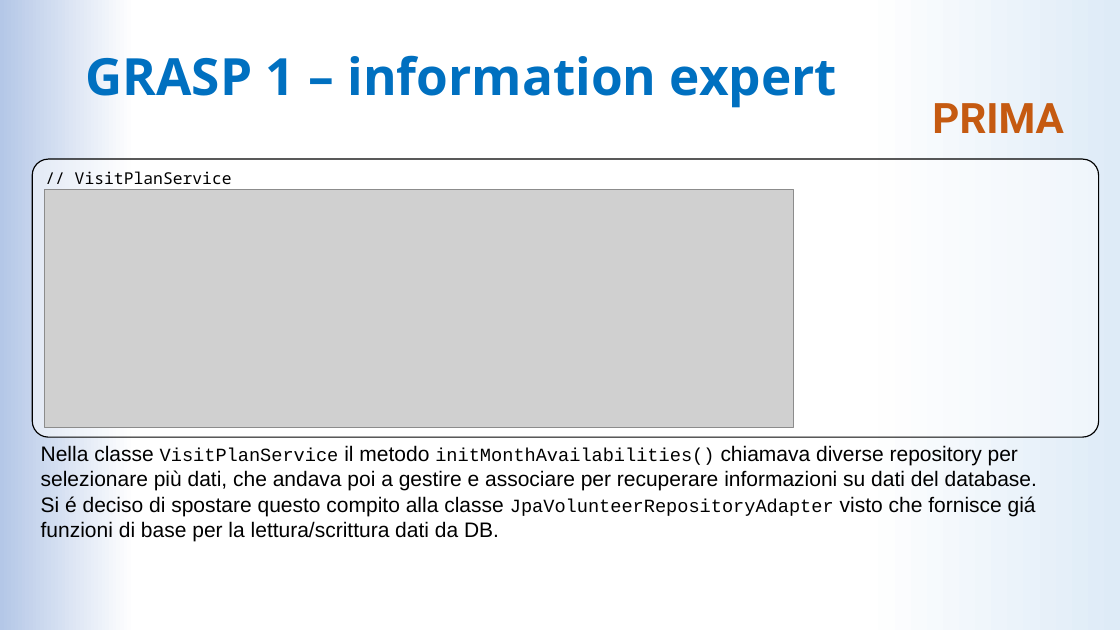
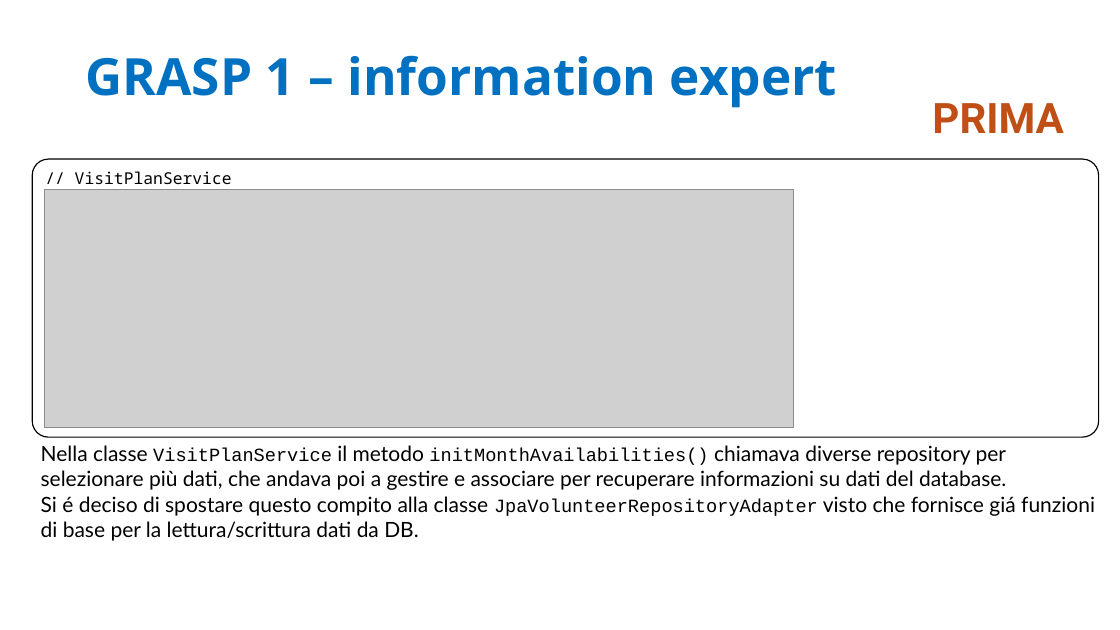
Before and after one commit to LDolzanelli/progettoIngegneria, a slide deck: slide 6 of doc/Presentazione/Presentazione_ingsw_parteB.pptx. Drawn at 1120x630 pixels with LibreOffice and Linux fonts; fonts in the diff are those of the drawing; grey boxes stand for pictures. Boxes give left, top, right and bottom in pixels: in the first picture for what was removed or moved away, otherwise in the second. Text is boxed around its words. In the diff, an @@ line names an element or a change of style, - is before the commit and + after.

```diff
--- a/doc/Presentazione/Presentazione_ingsw_parteB.pptx
+++ b/doc/Presentazione/Presentazione_ingsw_parteB.pptx
@@ background gradient #DEEBF7 to #FFFFFF to #B4C7E7 to #FFFFFF @@
@@ text "PRIMA" at bbox=[932, 103, 1063, 133]: text colour #C55A11 to #C04F15 @@
@@ text "Nella classe VisitPlanService il metodo ..." at bbox=[41, 445, 1095, 541]: font Arial to Lato in "Nella classe il metodo chiamava diverse repository ...", "Si é deciso di spostare questo compito ..." @@
```
Also in this commit, not shown: 27 other slides changed, 1 other file.
